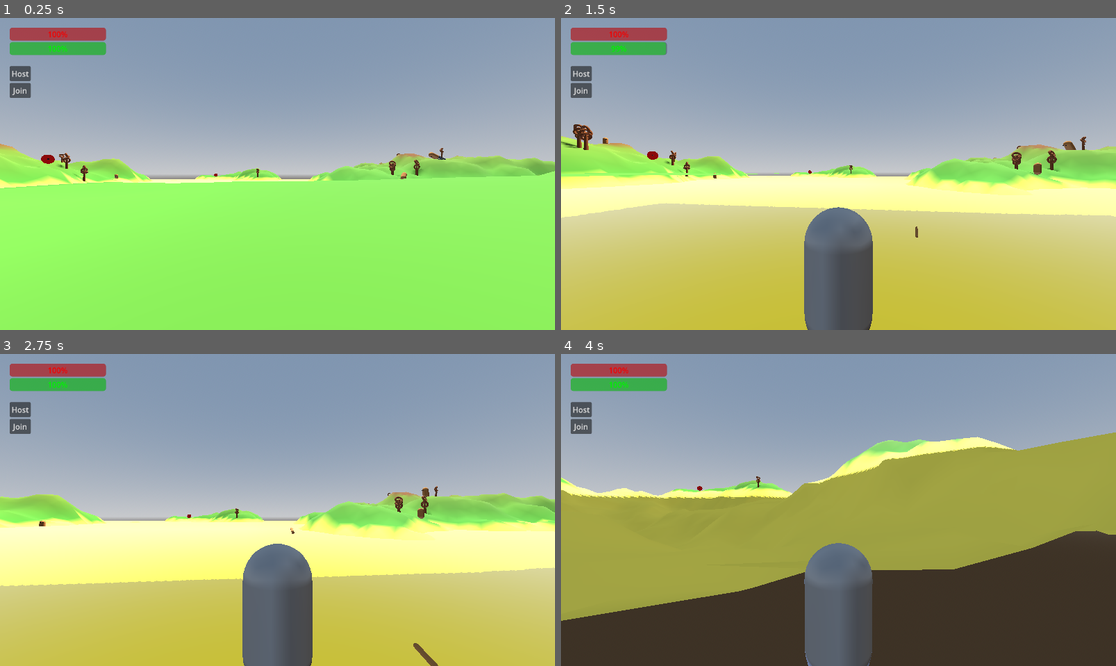
Above: before the commit, frames 1-4 (two rows, left to right).
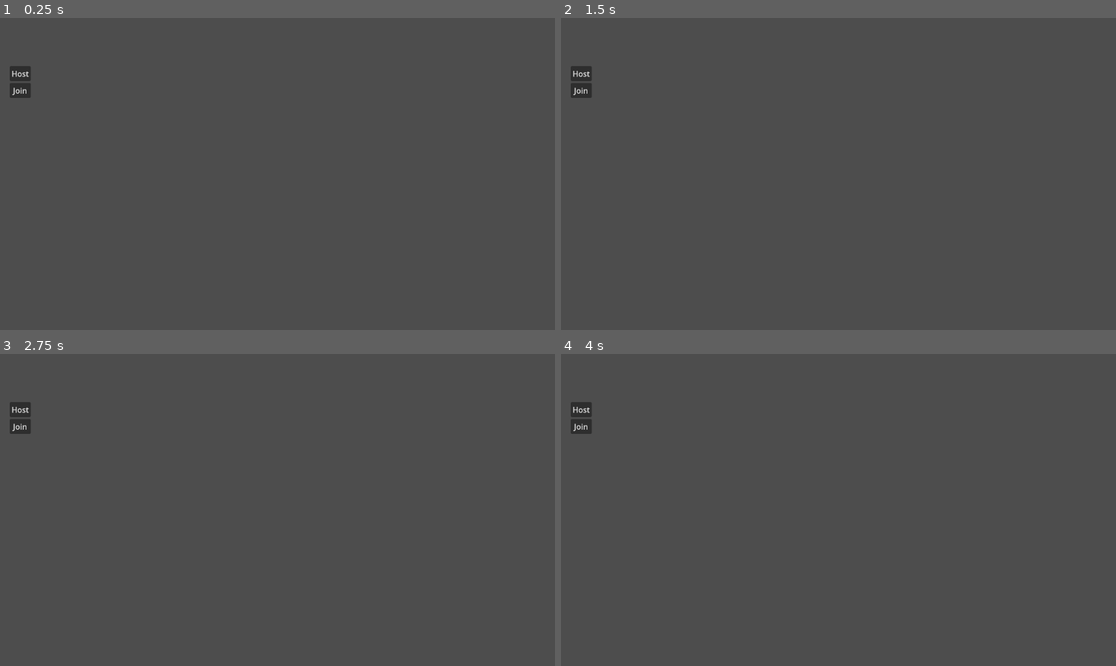
Above: after the commit, the same moments.

Repository: travist89/SpearMan
Game: Godot game, scene res://World.tscn
Same seed, same stepped clock (60 frames per second), same inputs: the game is played once before the commit and once after it. The project has no main scene, so this scene is started directly.
Inputs (mouse positions are in pixels of both pictures, inside the frame that each line leads up to):
- Up to frame 1 (0.25 s): no input
- Up to frame 2 (1.5 s): tap Enter (ui_accept) at 0.5, 0.77 s; move the mouse to (866, 174) at 0.52 s; press the mouse at (866, 174) at 0.53 s; hold Up (ui_up) from 0.53 s (still down); move the mouse to (810, 174) at 1.27 s; release the mouse at (810, 174) at 1.28 s; tap Shift at 1.35 s
- Up to frame 3 (2.75 s): keep holding Up (ui_up); tap Enter (ui_accept) at 1.52 s; move the mouse to (288, 503) at 2.02 s; press the mouse at (288, 503) at 2.03 s
- Up to frame 4 (4 s): keep holding Up (ui_up); move the mouse to (832, 516) at 2.77 s; release the mouse at (832, 516) at 2.78 s; tap Shift at 2.85 s; tap Enter (ui_accept) at 3.02, 3.77 s; move the mouse to (877, 513) at 3.52 s; press the mouse at (877, 513) at 3.53 s

The runs differ from the first frame. In frame 1, 100% of the frame differs, in the area x 0-100%, y 0-100%; in frame 2, 98%; in frame 3, 98%; in frame 4, 99%.

Commit message:
Final Fix: Removed default player from World.tscn to prevent pre-host spawning and falling through floor

Diff:
--- a/World.tscn
+++ b/World.tscn
@@ -43,6 +43,3 @@
 
 [node name="CollisionShape3D" type="CollisionShape3D" parent="Floor" unique_id=1522858284]
 shape = SubResource("BoxShape3D_floor")
-
-[node name="Player" parent="." unique_id=300766236 instance=ExtResource("1_player")]
-transform = Transform3D(1, 0, 0, 0, 1, 0, 0, 0, 1, 0, 2, 0)
